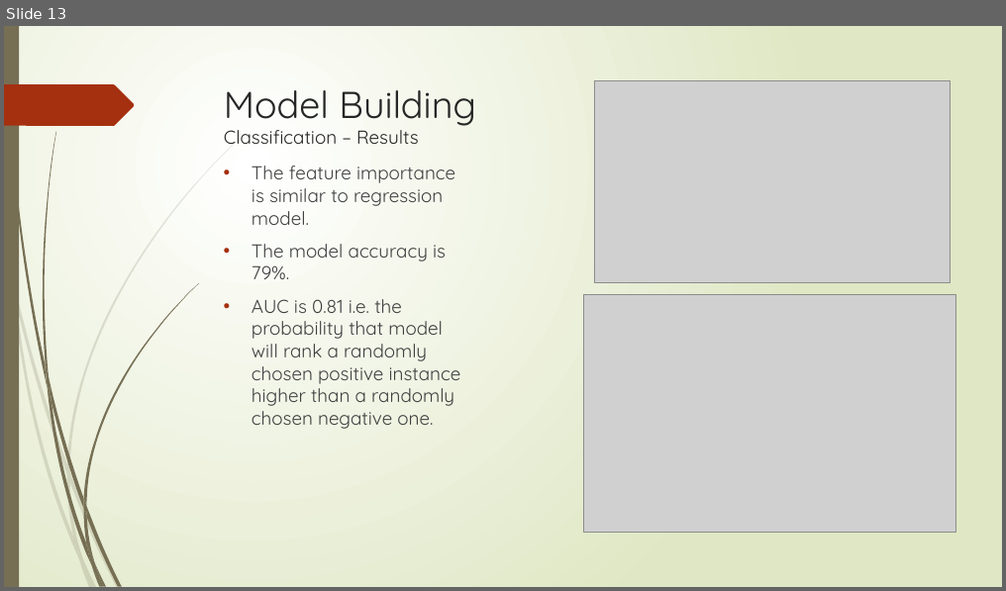
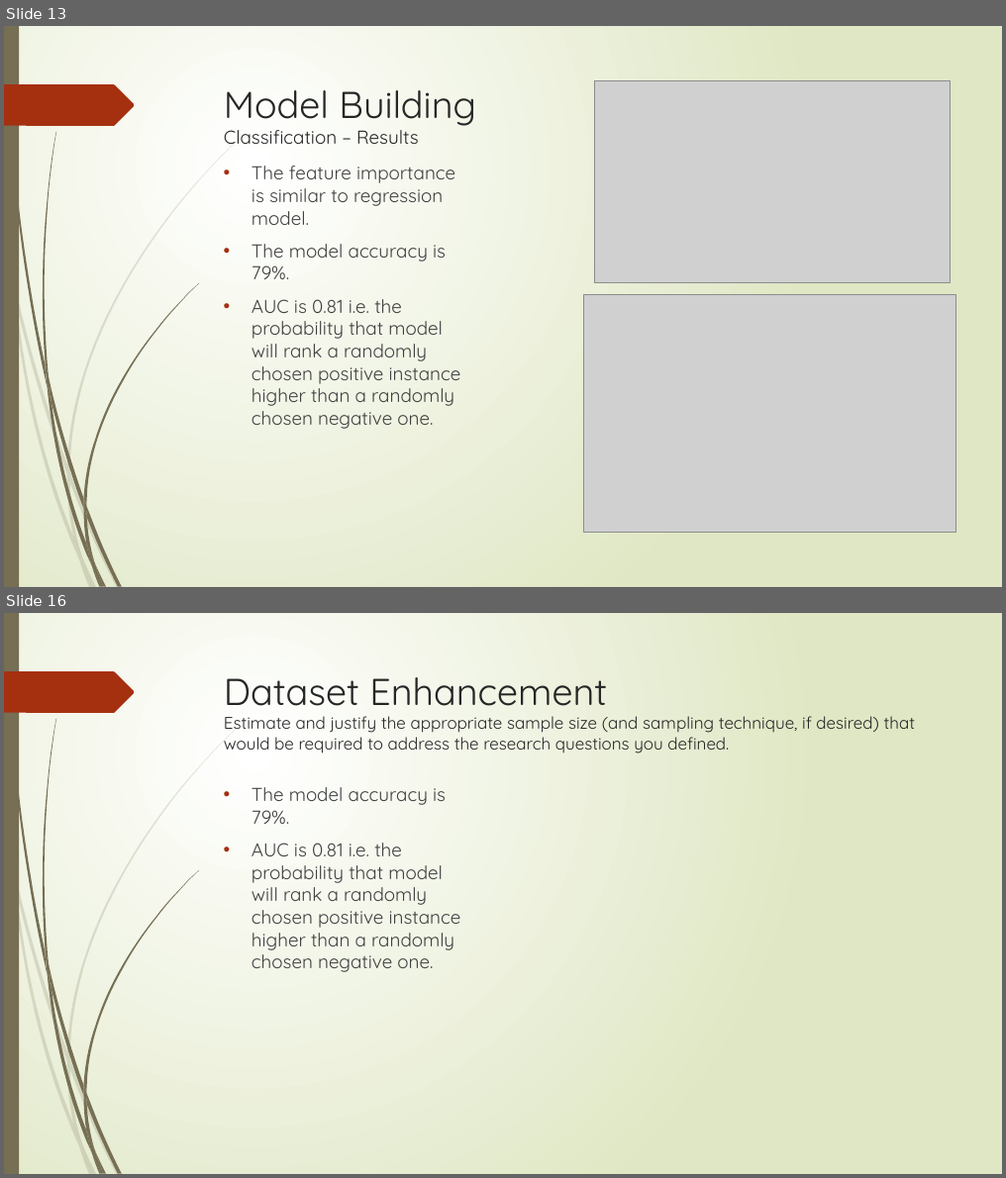
Before and after one commit to irtizak/salaries, a slide deck: Presentation.pptx. Shown one above the other, each under a label of ours: slide 13 before the commit, slides 13 and 16 after it; the slides between them are not shown. The pictures are 1006x591 and 1006x1178 pixels, drawn with LibreOffice and Linux fonts; fonts in the diff are those of the drawing; grey boxes stand for pictures. Boxes give left, top, right and bottom in pixels: in the first picture for what was removed or moved away, otherwise in the second. Text is boxed around its words. In the diff, an @@ line names an element or a change of style, - is before the commit and + after.

Commit message:
Included Data Enhancement section

```diff
--- a/Presentation.pptx
+++ b/Presentation.pptx
@@ slide 16 added at bbox=[4, 613, 1002, 1174], background gradient #FFFFFF to #DFE8C4; not listed: 24 template elements that a slide beside it also shows @@
@@ title added at bbox=[224, 677, 915, 754], 16.2 pt, text #262626 @@
+Dataset Enhancement
+Estimate and justify the appropriate sample size (and sampling technique, if desired) that would be required to address the research questions you defined.
@@ text added at bbox=[252, 787, 461, 972], 18 pt, text #404040 @@
+• The model accuracy is 79%.
+• AUC is 0.81 i.e. the probability that model will rank a randomly chosen positive instance higher than a randomly chosen negative one.
```
Also in this commit, not shown: 2 slides changed, 2 other slides added.
